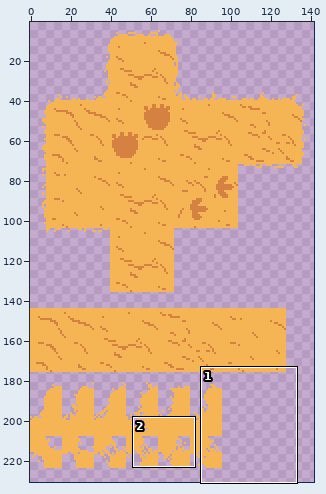
Two states of a pixel-art file, _src/tiles.aseprite. Above, an overview of the earlier version with the close-up marked.
Close-up. Earlier state:
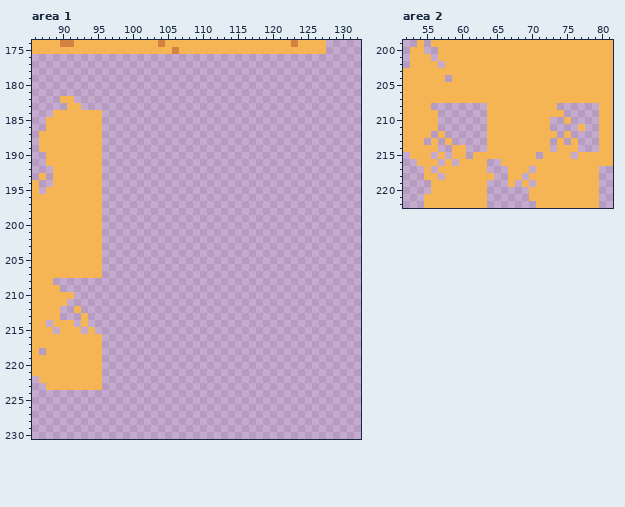
160x320 pixels, 1 frame. Shown: area 1: x 86..132, y 174..230; area 2: x 52..81, y 199..222. The wide view leaves out empty margins.
The same view after the edit:
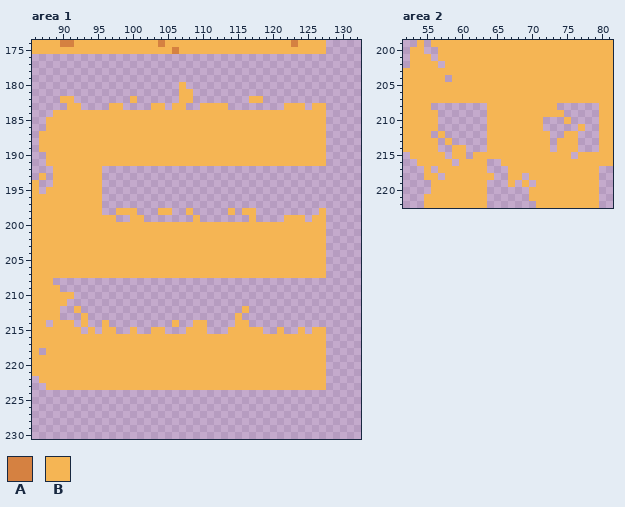
Palette (. is transparent): A #d58141  B #f5b554
Change:
layer "Layer 2" removed
Area 1, layer "Layer 1":
The edit adds colour B in row 180 at x 107; in row 181 at x 107 to 108; in row 182 at x 100, 107 to 108 and 117 to 118; in row 183 at x 97 to 98, 103 to 104, 106 to 107, 110 to 113, 122 to 124 and 126 to 127; in rows 184 to 191 at x 96 to 127; in row 198 at x 98 to 100, 104 to 105, 108, 114, 116 to 117 and 127.
The edit adds colour B in row 199 at x 96 to 97, 100 to 101, 109, 117, 122 to 124 and 126 to 127; in rows 200 to 207 at x 96 to 127; in row 212 at x 116; in row 213 at x 115; in row 214 at x 96, 106, 109 to 110 and 115 to 116; in row 215 at x 89, 96 to 97, 100, 103 to 104, 108 to 110, 114 to 118, 121, 124 and 126 to 127.
The edit adds colour B in rows 216 to 223 at x 96 to 127.
Area 2:
The edit adds colour B in row 212 at x 76; in row 213 at x 55 and 75; in row 215 at x 56 and 71; in row 216 at x 57; in row 217 at x 70.
The author cleared colour B in rows 210 to 211 at x 72; in row 212 at x 73.
Where, in picture pixels (left, top, right, bottom), the same in both close-ups:
added: (102, 82, 326, 166)
added: (102, 208, 326, 390)
added: (53, 327, 60, 334)
changed: (529, 117, 578, 173)
added: (424, 138, 445, 166)
